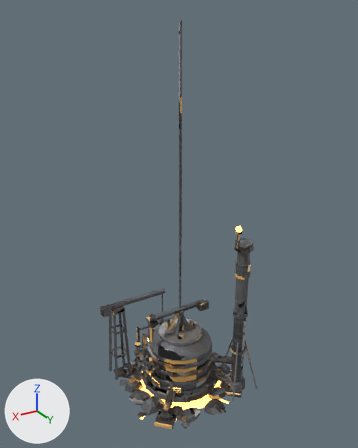
Renders of the glTF model packages/client/assets/models/vanguard.extractor.glb from each side of a commit.
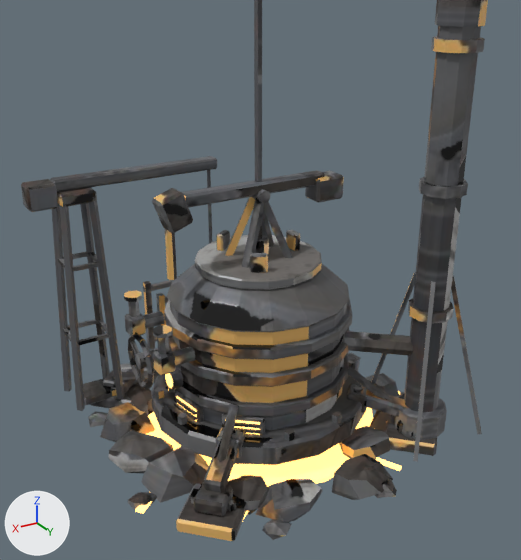
Old and new are each drawn whole from a 50 mm camera at (1.5, 2.55, 2.55) aimed at (-0.03, 0.01, 1.28) and again close up from a 50 mm camera at (0.81, 1.43, 1.1) aimed at (-0.05, -0.01, 0.38). Arrows for +X, +Y and +Z are at lower left; the lights stay in place. The older version's two pictures come first. Where no turn or scale is listed for an object, it has been applied to the vertices. Vertices at exactly the same position are counted once.

Objects in the first close-up: 'body'.
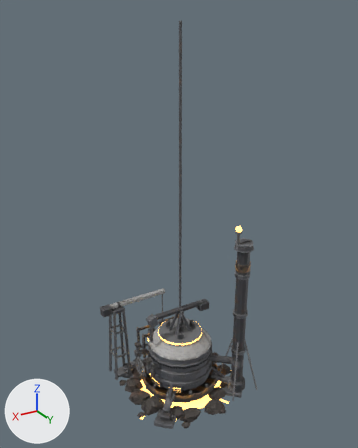
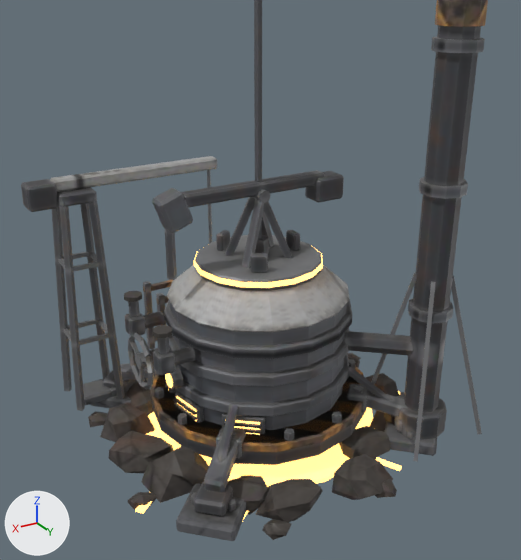
The change, as JSON lines over the scene's bpy script:
```json
{"block": "me_body", "where": "# used by ob_body; location = (0.0, 0.0, 0.0)"}
{"op": "remove", "block": "me_body", "code": "me_body.from_pydata(...)  # 3273 vertices, 5782 faces; spans x -0.46..0.45, y -0.44..0.46, z 0.0..2.5"}
{"op": "add", "block": "me_body", "code": "me_body.from_pydata(...)  # 3337 vertices, 5902 faces; spans x -0.46..0.45, y -0.44..0.46, z 0.0..2.5"}
{"block": "me_body", "change": "me_body part 1: a new loose piece, a 16-sided cylinder along z spanning x -0.308..0.257, y -0.257..0.308, z 0.093..0.11, in mat_vent_tap"}
{"block": "me_body", "change": "me_body part 2: a new loose piece, a 16-sided cylinder along z spanning x -0.183..0.133, y -0.133..0.183, z 0.447..0.46, in mat_lamp (orange #f3bf6f, glowing orange #ffc46c)"}
{"block": "me_body", "change": "me_body part 3: 5702 kept faces spanning x -0.46..0.45, y -0.44..0.46, z 0.0..2.5 get new texture (UV) coordinates"}
```

What differs and where, as boxes [x1, y1, x2, y2] in the close-ups (521 x 560 px):
```json
{"part": 1, "of": "me_body", "change": "added", "after": [150, 358, 364, 452]}
{"part": 2, "of": "me_body", "change": "added", "after": [194, 245, 323, 288]}
{"part": 3, "of": "me_body", "change": "surface changed", "before": [21, 0, 488, 541], "after": [21, 0, 488, 541]}
```
